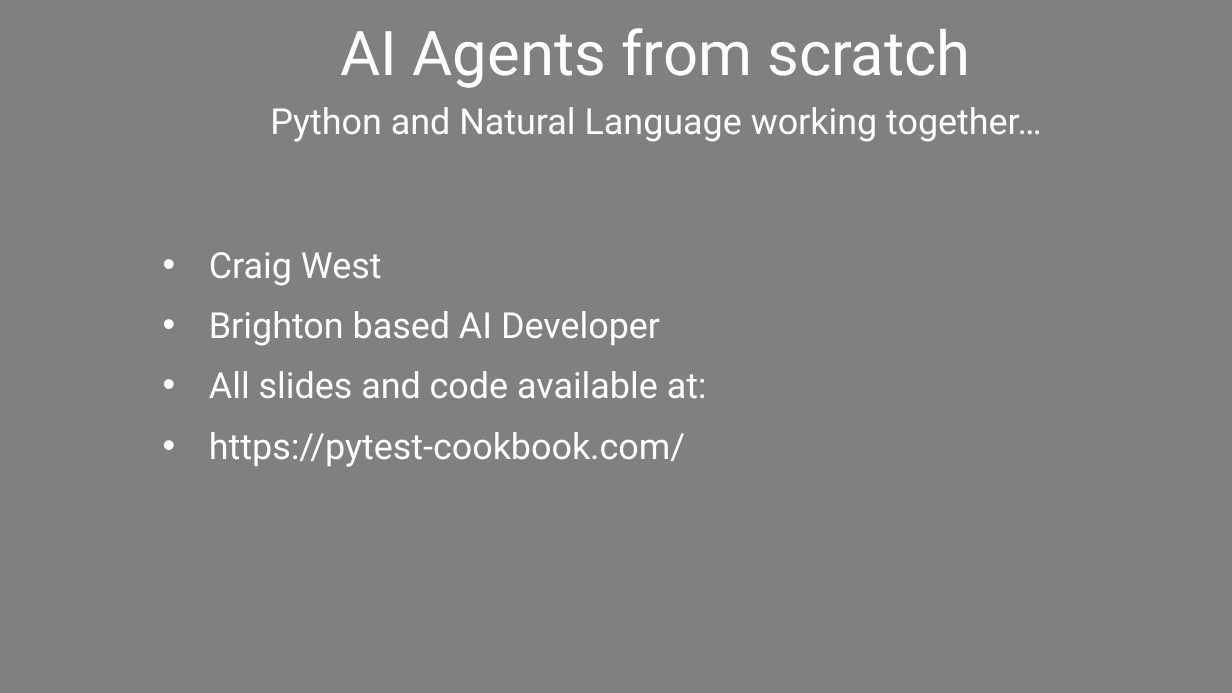
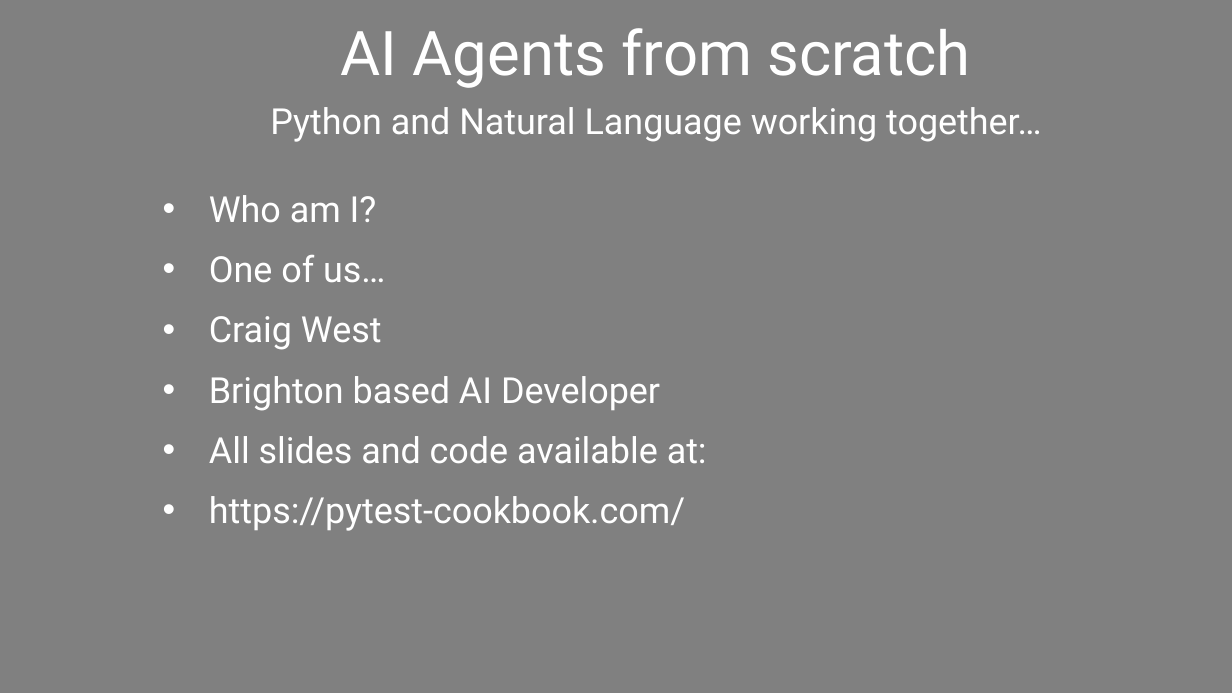
Before and after one commit to Python-Test-Engineer/conf42-ai-agents, a slide deck: slide 2 of ai-agents-conf42.pptx (slide 1 before the commit). Drawn at 1232x693 pixels with LibreOffice and Linux fonts; fonts in the diff are those of the drawing. Boxes give left, top, right and bottom in pixels: in the first picture for what was removed or moved away, otherwise in the second. Text is boxed around its words. In the diff, an @@ line names an element or a change of style, - is before the commit and + after.

```diff
--- a/ai-agents-conf42.pptx
+++ b/ai-agents-conf42.pptx
@@ subtitle at [209, 195, 385, 283]: paragraphs added @@
+• Who am I?
+• One of us…
```
Also in this commit, not shown: 7 slides added, 2 other files.
